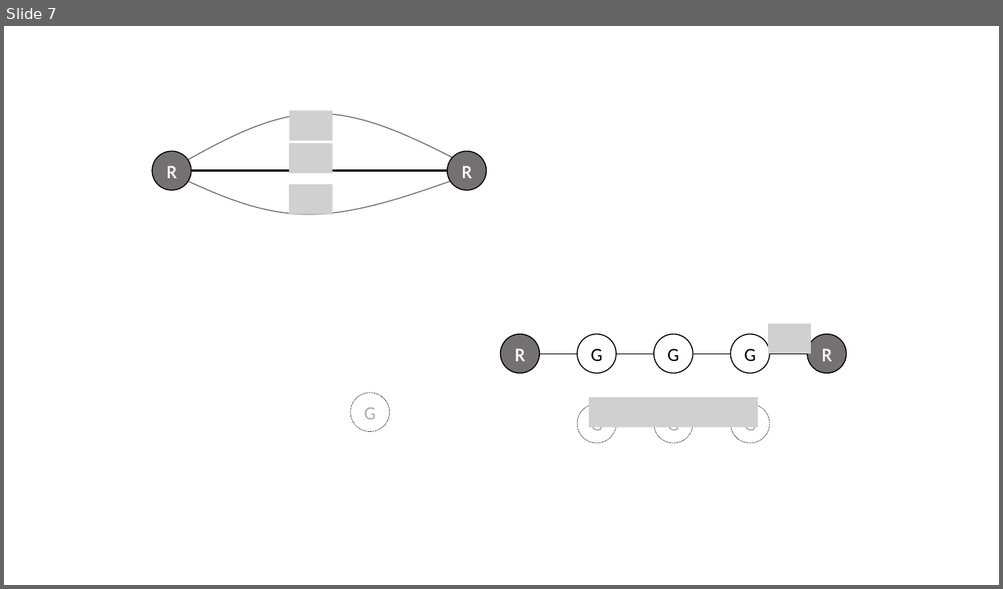
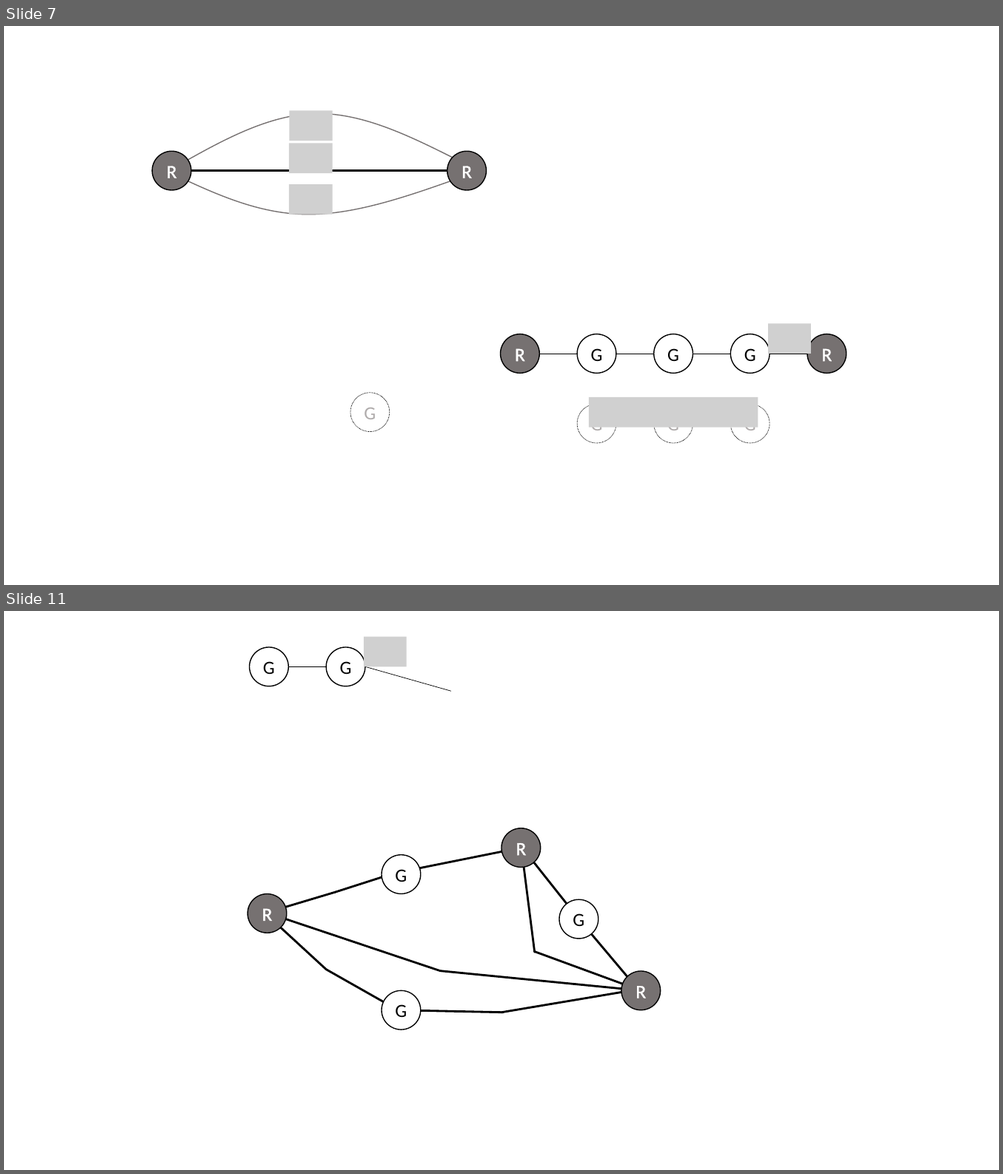
Before and after one commit to RuiHuangUO/Rui_Thesis, a slide deck: VRA.pptx. Shown one above the other, each under a label of ours: slide 7 before the commit, slides 7 and 11 after it; the slides between them are not shown. The pictures are 1003x589 and 1003x1174 pixels, drawn with LibreOffice and Linux fonts; fonts in the diff are those of the drawing; grey boxes stand for pictures. Boxes give left, top, right and bottom in pixels: in the first picture for what was removed or moved away, otherwise in the second. Text is boxed around its words. In the diff, an @@ line names an element or a change of style, - is before the commit and + after.

```diff
--- a/VRA.pptx
+++ b/VRA.pptx
@@ slide 11 added at [4, 611, 999, 1170], background #FFFFFF @@
@@ ellipse added at [250, 647, 288, 686], fill #FFFFFF, outline #000000 1 pt, 18 pt, text #000000 @@
+G
@@ ellipse added at [327, 647, 365, 686], fill #FFFFFF, outline #000000 1 pt, 18 pt, text #000000 @@
+G
@@ picture added at [364, 636, 406, 667] @@
@@ line added from (288, 667) to (327, 667), #000000 0.5 pt @@
@@ line added from (365, 667) to (451, 691), #000000 0.5 pt @@
@@ ellipse added at [502, 828, 540, 867], fill #767171, outline #000000 1 pt, 18 pt, text #FFFFFF @@
+R
@@ line added from (401, 872) to (521, 849), #000000 2 pt @@
@@ line added from (521, 846) to (578, 919), #000000 2 pt @@
@@ line added from (535, 953) to (521, 846), #000000 2 pt @@
@@ line added from (336, 892) to (401, 871), #000000 2 pt @@
@@ ellipse added at [381, 855, 421, 894], fill #FFFFFF, outline #000000 1 pt, 18 pt, text #000000 @@
+G
@@ ellipse added at [247, 894, 286, 934], fill #767171, outline #000000 1 pt, 18 pt, text #FFFFFF @@
+R
@@ line added from (264, 914) to (336, 892), #000000 2 pt @@
@@ line added from (265, 914) to (327, 970), #000000 2 pt @@
@@ line added from (269, 914) to (441, 971), #000000 2 pt @@
@@ ellipse added at [559, 900, 598, 939], fill #FFFFFF, outline #000000 1 pt, 18 pt, text #000000 @@
+G
@@ line added from (578, 919) to (641, 993), #000000 2 pt @@
@@ line added from (535, 952) to (641, 991), #000000 2 pt @@
@@ line added from (327, 970) to (398, 1010), #000000 2 pt @@
@@ line added from (441, 971) to (641, 991), #000000 2 pt @@
@@ ellipse added at [621, 971, 660, 1010], fill #767171, outline #000000 1 pt, 18 pt, text #FFFFFF @@
+R
@@ ellipse added at [381, 991, 421, 1030], fill #FFFFFF, outline #000000 1 pt, 18 pt, text #000000 @@
+G
@@ line added from (398, 1010) to (504, 1012), #000000 2 pt @@
@@ line added from (502, 1012) to (641, 989), #000000 2 pt @@
```
Also in this commit, not shown: 24 other slides added, 4 other files.
